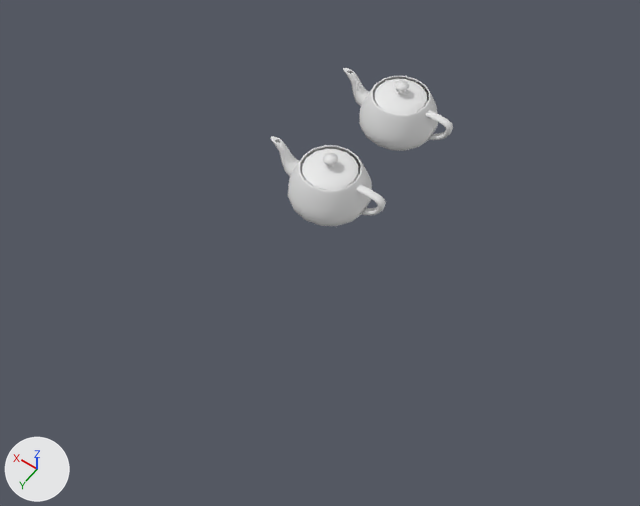
Before and after pictures for a commit that changed the COLLADA model demo/teapots.DAE.
One viewpoint serves both versions: a 50 mm lens placed at (-2.02, 2.93, 4.06), pointed at (-0.15, 0.31, -0.05). The lights are fixed; the arrows at lower left show +X, +Y and +Z. Where no turn or scale is listed for an object, it has been applied to the vertices.

Names of what the first picture shows: 'Teapot001', 'Teapot002'.
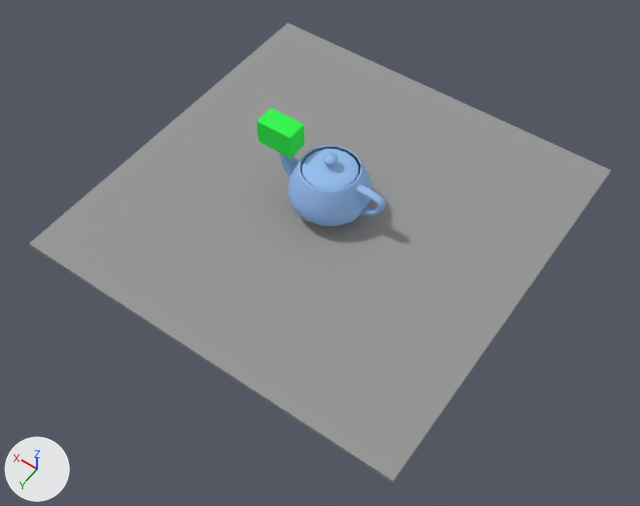
The newer file is also turned or shifted as a whole; pictures and numbers use the older file's frame.

Changed parts and their boxes (x1, y1, x2, y2) in the pictures (640 x 506 px):
'Box001', added: after (29, 23, 611, 483)
'Teapot001', recoloured (white to blue): (271, 136, 386, 226) in both
'Teapot002', deleted: before (343, 68, 453, 151)
'Box002', added (green): after (257, 108, 305, 158)

Patch to the scene script:
```diff
--- a/demo/teapots.DAE.py
+++ b/demo/teapots.DAE.py
@@ mat_02___default @@
+mat_02___default = principled_material('_02 - Default')
+mat_02___default.base_color = (0.305, 0.521, 0.88)  # blue #96bff1
+mat_02___default.roughness = 0.84
@@ mat_03___default @@
+mat_03___default = principled_material('_03 - Default')
+mat_03___default.base_color = (0.0203, 0.939, 0.0666)  # green #27f849
+mat_03___default.roughness = 0.84
@@ mat_01___default @@
+mat_01___default = principled_material('_01 - Default')
+mat_01___default.base_color = (0.305, 0.305, 0.305)  # grey #969696
+mat_01___default.roughness = 0.84
@@ me_teapot001mesh @@
 me_teapot001mesh.from_pydata(...)  # 529 vertices, 992 faces; spans x -0.381..0.435, y -0.254..0.254, z 0.0..0.4
+me_teapot001mesh.materials.append(mat_02___default)  # blue #96bff1
@@ me_box002mesh @@
+me_box002mesh.from_pydata(...)  # a box spanning x -0.12..0.12, y -0.069..0.069, z 0.0..0.165
+me_box002mesh.materials.append(mat_03___default)  # green #27f849
@@ me_box001mesh @@
+me_box001mesh.from_pydata(...)  # a box spanning x -1.27..1.27, y -1.27..1.27, z 0.0..0.03
+me_box001mesh.materials.append(mat_01___default)  # grey #969696
@@ ob_teapot002 @@
-ob_teapot002 = bpy.data.objects.new('Teapot002', me_teapot002mesh)
-ob_teapot002.location = (0.0, -0.762, 0.0)
@@ ob_box002 @@
+ob_box002 = bpy.data.objects.new('Box002', me_box002mesh)
+ob_box002.location = (0.347, 0.011, 0.322)
@@ ob_box001 @@
+ob_box001 = bpy.data.objects.new('Box001', me_box001mesh)
+ob_box001.location = (0.0, 0.0, -0.045)
```
